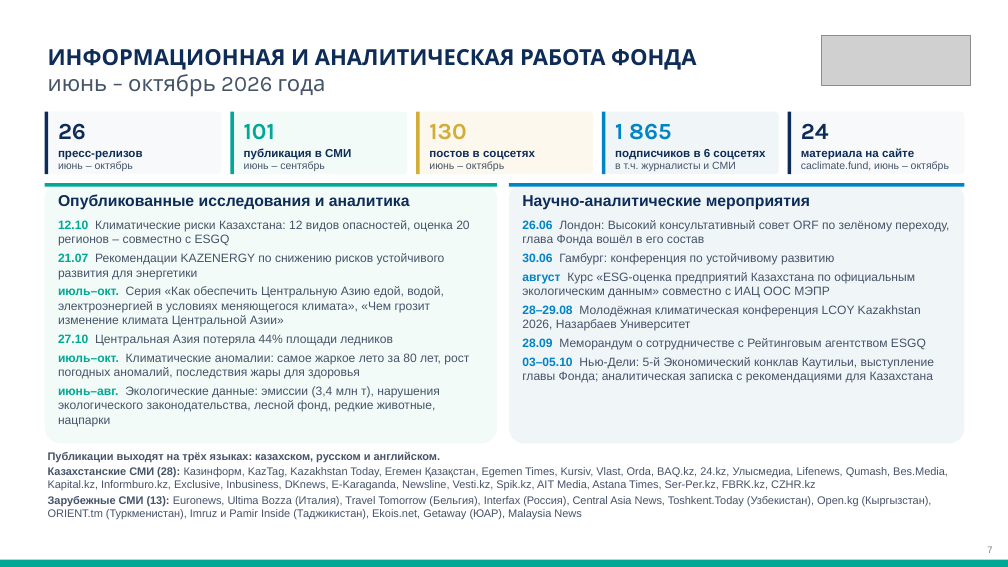
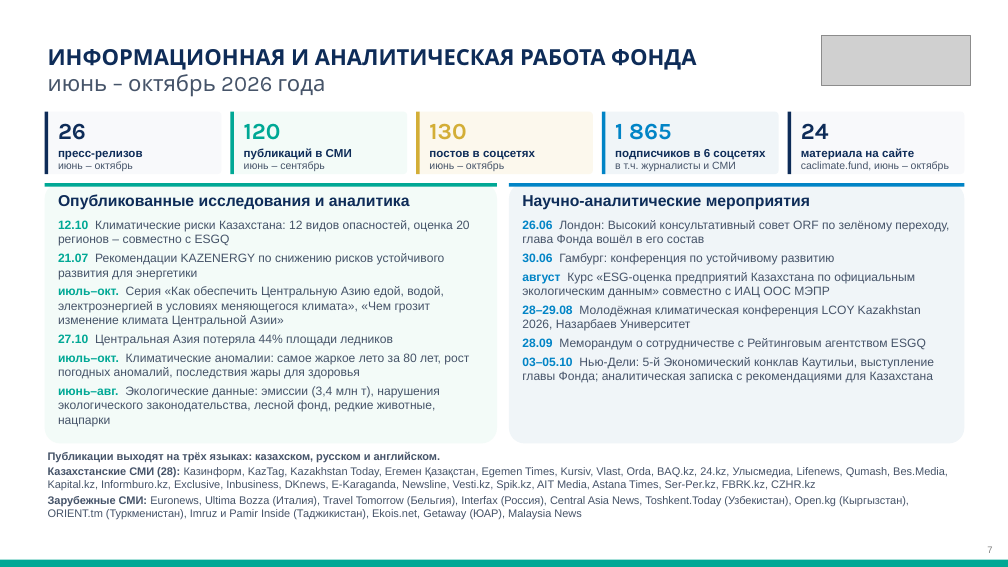
Before and after one commit to murat01042014/obsidian-vault, a slide deck: slide 7 of TAZA/_документы/Презентация для партнёров – ЦАКФ и Таза Қазақстан.pptx. Drawn at 1008x567 pixels with LibreOffice and Linux fonts; fonts in the diff are those of the drawing; grey boxes stand for pictures. Boxes give left, top, right and bottom in pixels: in the first picture for what was removed or moved away, otherwise in the second. Text is boxed around its words. In the diff, an @@ line names an element or a change of style, - is before the commit and + after.

```diff
--- a/TAZA/_документы/Презентация для партнёров – ЦАКФ и Таза Қазақстан.pptx
+++ b/TAZA/_документы/Презентация для партнёров – ЦАКФ и Таза Қазақстан.pptx
@@ text at (244, 148, 352, 160): text changed @@
-публикация в СМИ
+публикаций в СМИ
@@ text at (244, 123, 281, 140): text changed @@
-101
+120
@@ text at (48, 496, 909, 520): text changed @@
-Зарубежные СМИ (13): Euronews, Ultima Bozza (Италия), Travel Tomorrow (Бельгия), Interfax (Россия), Central Asia News, Toshkent.Today (Узбекистан), Open.kg (Кыргызстан), ORIENT.tm (Туркменистан), Imruz и Pamir Inside (Таджикистан), Ekois.net, Getaway (ЮАР), Malaysia News
+Зарубежные СМИ: Euronews, Ultima Bozza (Италия), Travel Tomorrow (Бельгия), Interfax (Россия), Central Asia News, Toshkent.Today (Узбекистан), Open.kg (Кыргызстан), ORIENT.tm (Туркменистан), Imruz и Pamir Inside (Таджикистан), Ekois.net, Getaway (ЮАР), Malaysia News
```
Also in this commit, not shown: 1 other slide changed, 4 other files.
